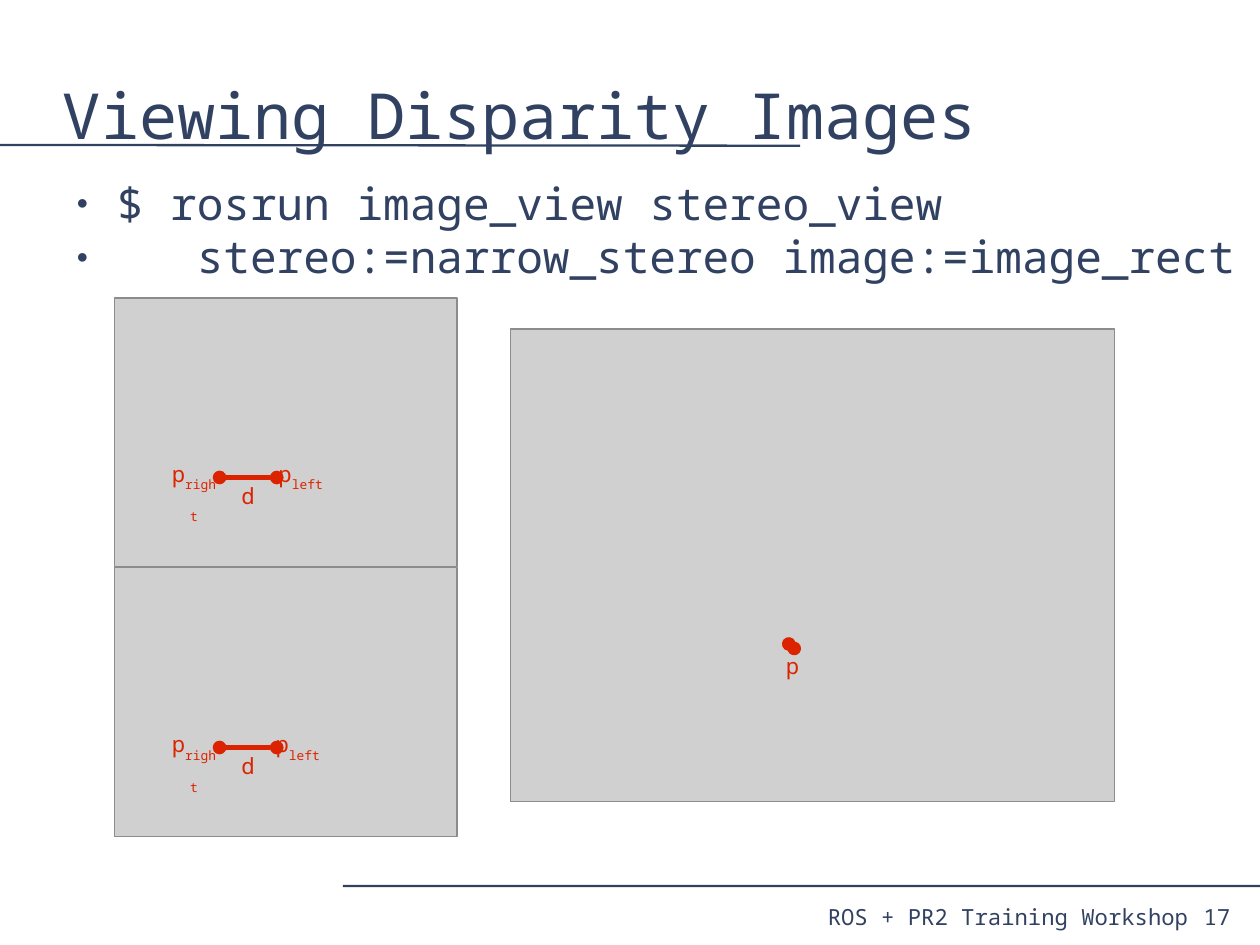
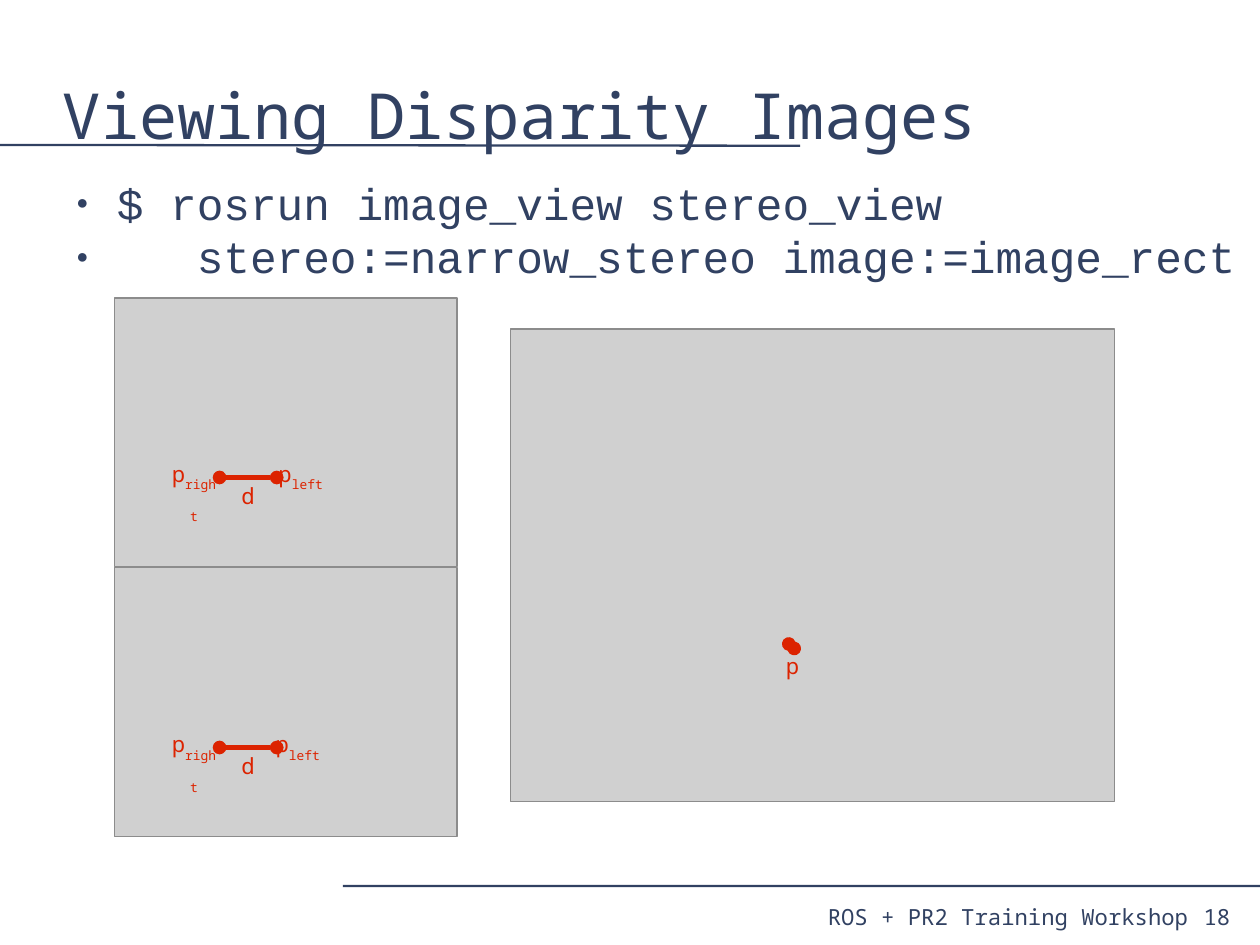
Before and after one commit to PR2/pr2_docs, a slide deck: slide 18 of pr2_training_workshop/processing_camera_data/slides.odp (slide 17 before the commit). Drawn at 1260x945 pixels with LibreOffice and Linux fonts; fonts in the diff are those of the drawing; grey boxes stand for pictures. Boxes give left, top, right and bottom in pixels: in the first picture for what was removed or moved away, otherwise in the second. Text is boxed around its words. In the diff, an @@ line names an element or a change of style, - is before the commit and + after.

Commit message:
processing_camera_data: Switched monocular part a bit to parallel stereo better. Warnings on what not to do in the exercises. Updated commands. Formatting tweaks.

```diff
--- a/pr2_training_workshop/processing_camera_data/slides.odp
+++ b/pr2_training_workshop/processing_camera_data/slides.odp
@@ text "$ rosrun image_view stereo_view" at [170,189,1236,282]: font Noto Sans Mono to Courier New @@
@@ page number at [1204,909,1231,925]: text changed @@
-17
+18
```
Also in this commit, not shown: 14 other slides changed, 1 slide added, 1 other file.
